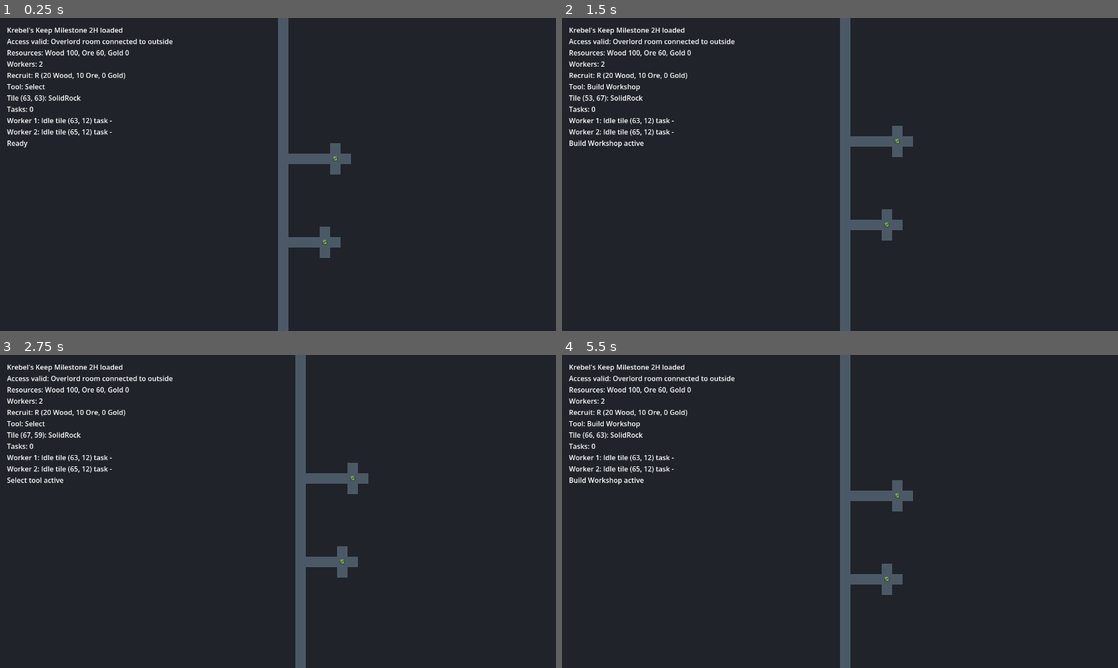
Above: before the commit, frames 1-4 (two rows, left to right).
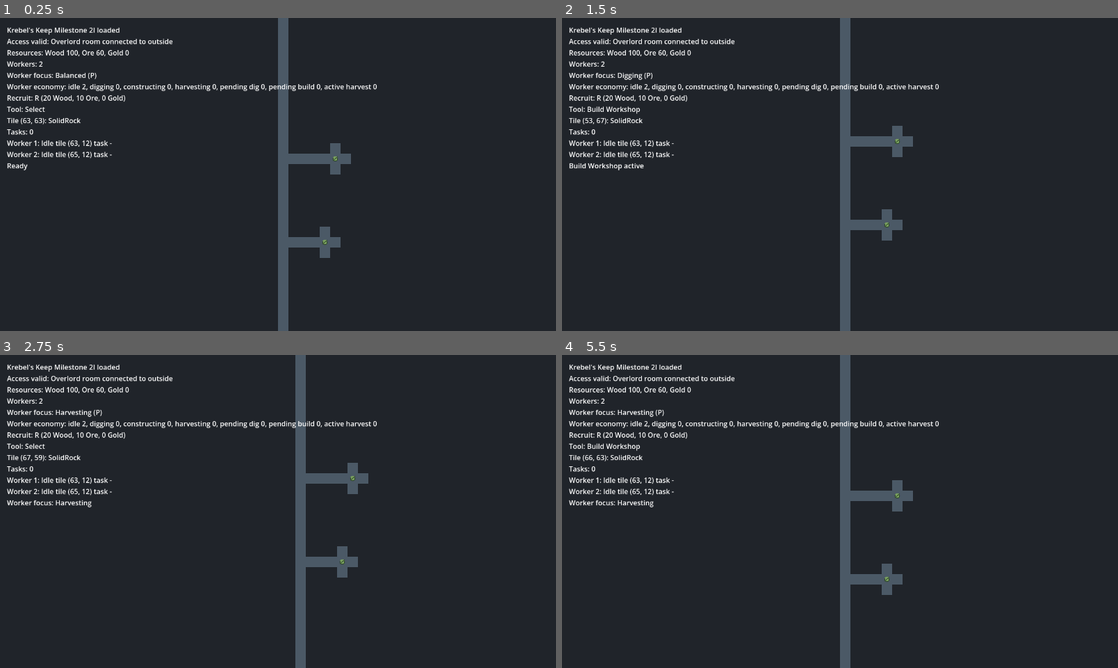
Above: after the commit, the same moments.

Repository: Servovicis/KrebelsKeep
Game: Godot game, scene res://scenes/main/Main.tscn
The game is run twice, just before and just after one commit, with the same random seed, the same clock (stepped at 60 frames per second) and the same inputs.
Inputs (mouse positions are in pixels of both pictures, inside the frame that each line leads up to):
- Up to frame 1 (0.25 s): no input
- Up to frame 2 (1.5 s): tap Enter at 0.5 s; move the mouse to (962, 158) at 0.52 s; hold P (cycle_worker_focus, bound only after the commit) 0.53-1.28 s; tap H (tool_build_workshop) at 0.77 s; tap Space at 1.25 s; move the mouse to (728, 190) at 1.27 s; tap S (camera_down) at 1.35 s
- Up to frame 3 (2.75 s): tap H (tool_build_workshop) at 1.52 s; tap P (cycle_worker_focus, bound only after the commit) at 1.55 s; tap Enter at 2 s; move the mouse to (333, 442) at 2.02 s; hold P (cycle_worker_focus, bound only after the commit) from 2.03 s (still down); tap A (camera_left) at 2.1 s
- Up to frame 4 (5.5 s): tap Space at 2.75, 4.25 s; move the mouse to (812, 574) at 2.77 s; release P (cycle_worker_focus, bound only after the commit) at 2.78 s; tap D (camera_right) at 2.85 s; tap H (tool_build_workshop) at 3.02, 3.77, 4.52 s; tap P (cycle_worker_focus, bound only after the commit) at 3.05, 4.55, 5.3 s; tap Enter at 3.5 s; move the mouse to (1006, 558) at 3.52 s; hold P (cycle_worker_focus, bound only after the commit) 3.53-4.28 s; tap W (camera_up) at 3.6 s; move the mouse to (673, 464) at 4.27 s; tap Mouse wheel up (camera_zoom_in) at 4.35 s; move the mouse to (867, 511) at 5.02 s; hold Mouse wheel down (camera_zoom_out) from 5.03 s (still down)

The runs differ from the first frame. In frame 1, 2.0% of the frame differs, in the area x 1-68%, y 3-49%; in frame 2, 2.2%; in frame 3, 2.1%; in frame 4, 2.2%.

Commit message:
feat: add worker priority ux stub

Diff:
--- a/project.godot
+++ b/project.godot
@@ -99,6 +99,11 @@
 "events": [Object(InputEventKey,"resource_local_to_scene":false,"resource_name":"","device":-1,"window_id":0,"alt_press …(190 unchanged characters)…
 ]
 }
+cycle_worker_focus={
+"deadzone": 0.5,
+"events": [Object(InputEventKey,"resource_local_to_scene":false,"resource_name":"","device":-1,"window_id":0,"alt_pressed":false,"shift_pressed":false,"ctrl_pressed":false,"meta_pressed":false,"pressed":false,"keycode":80,"physical_keycode":0,"key_label":0,"unicode":0,"location":0,"echo":false,"script":null)
+]
+}
 toggle_debug={
 "deadzone": 0.5,
 "events": [Object(InputEventKey,"resource_local_to_scene":false,"resource_name":"","device":-1,"window_id":0,"alt_press …(195 unchanged characters)…
--- a/scenes/main/Main.tscn
+++ b/scenes/main/Main.tscn
@@ -17,4 +17,4 @@
 offset_top = 16.0
 offset_right = 720.0
 offset_bottom = 220.0
-text = "Krebel's Keep - Milestone 2H loaded"
+text = "Krebel's Keep - Milestone 2I loaded"
--- a/scripts/core/main.gd
+++ b/scripts/core/main.gd
@@ -58,6 +58,7 @@
 	Vector2i.DOWN,
 	Vector2i.LEFT,
 ]
+const WORKER_FOCUS_COUNT := 4
 
 enum ToolMode {
 	SELECT,
@@ -68,6 +69,13 @@
 	BUILD_MINE,
 }
 
+enum WorkerFocus {
+	BALANCED,
+	DIGGING,
+	BUILDING,
+	HARVESTING,
+}
+
 @onready var camera: Camera2D = $Camera2D
 @onready var debug_label: Label = $CanvasLayer/DebugLabel
 
@@ -77,6 +85,7 @@
 var access_valid := false
 var debug_visible := true
 var active_tool: ToolMode = ToolMode.SELECT
+var worker_focus: WorkerFocus = WorkerFocus.BALANCED
 var workers: Array[RefCounted] = []
 var dig_tasks: Array[RefCounted] = []
 var construction_tasks: Array[RefCounted] = []
@@ -97,7 +106,7 @@
 	access_valid = access_validator.is_overlord_room_connected(dungeon)
 	var access_message := "Access valid: Overlord room connected to outside" if access_valid else "Access invalid: Overlord room disconnected"
 
-	print("Krebel's Keep Milestone 2H loaded")
+	print("Krebel's Keep Milestone 2I loaded")
 	print(access_message)
 	_spawn_workers()
 	_update_debug_label()
@@ -148,6 +157,8 @@
 		_update_debug_label()
 	elif event.is_action_pressed("recruit_worker"):
 		_try_recruit_worker()
+	elif event.is_action_pressed("cycle_worker_focus"):
+		_cycle_worker_focus()
 	elif event.is_action_pressed("select"):
 		match active_tool:
 			ToolMode.DIG:
@@ -291,15 +302,17 @@
 			worker_task_text = "%s %d" % [_get_task_action_name(worker_task), worker_task.id]
 		worker_lines.append("Worker %d: %s tile %s task %s" % [
 			worker.id,
-			_get_worker_state_name(worker.state),
+			_get_worker_state_name(worker),
 			str(worker.tile_position),
 			worker_task_text,
 		])
 
-	debug_label.text = "Krebel's Keep Milestone 2H loaded\n%s\nResources: %s\nWorkers: %d\nRecruit: R (%s)\nTool: %s\n%s\nTasks: %s\n%s\n%s" % [
+	debug_label.text = "Krebel's Keep Milestone 2I loaded\n%s\nResources: %s\nWorkers: %d\nWorker focus: %s (P)\nWorker economy: %s\nRecruit: R (%s)\nTool: %s\n%s\nTasks: %s\n%s\n%s" % [
 		access_message,
 		resource_manager.get_debug_text(),
 		workers.size(),
+		_get_worker_focus_name(worker_focus),
+		_get_worker_economy_text(),
 		_get_cost_debug_text(RECRUIT_WORKER_COST),
 		_get_tool_name(active_tool),
 		hover_text,
@@ -358,6 +371,13 @@
 	print(last_message)
 	_update_debug_label()
 	queue_redraw()
+
+
+func _cycle_worker_focus() -> void:
+	worker_focus = (int(worker_focus) + 1) % WORKER_FOCUS_COUNT
+	last_message = "Worker focus: %s" % _get_worker_focus_name(worker_focus)
+	print(last_message)
+	_update_debug_label()
 
 
 func _update_workers(delta: float) -> void:
@@ -1101,8 +1121,10 @@
 		tasks.append(task)
 
 	tasks.sort_custom(func(a: RefCounted, b: RefCounted) -> bool:
-		if _get_task_priority(a) != _get_task_priority(b):
-			return _get_task_priority(a) < _get_task_priority(b)
+		var a_priority := _get_task_priority(a)
+		var b_priority := _get_task_priority(b)
+		if a_priority != b_priority:
+			return a_priority < b_priority
 		return a.created_order < b.created_order
 	)
 	return tasks
@@ -1207,20 +1229,26 @@
 	return COLOR_DIG_TASK
 
 
-func _get_worker_state_name(state: int) -> String:
-	match state:
+func _get_worker_state_name(worker: RefCounted) -> String:
+	match worker.state:
 		WorkerAgentScript.WorkerState.IDLE:
 			return "Idle"
 		WorkerAgentScript.WorkerState.MOVING_TO_TASK:
-			return "MovingToTask"
+			var moving_task := _get_task_by_id(worker.task_id)
+			if _is_construction_task(moving_task):
+				return "Moving to build"
+			return "Moving to dig"
 		WorkerAgentScript.WorkerState.WORKING:
-			return "Working"
+			var working_task := _get_task_by_id(worker.task_id)
+			if _is_construction_task(working_task):
+				return "Constructing"
+			return "Digging"
 		WorkerAgentScript.WorkerState.MOVING_TO_SOURCE:
-			return "MovingToSource"
+			return "Moving to source"
 		WorkerAgentScript.WorkerState.GATHERING:
 			return "Gathering"
 		WorkerAgentScript.WorkerState.RETURNING_TO_BUILDING:
-			return "Returning"
+			return "Returning resource"
 		WorkerAgentScript.WorkerState.DEPOSITING:
 			return "Depositing"
 		WorkerAgentScript.WorkerState.BLOCKED:
@@ -1265,6 +1293,67 @@
 			return "Unknown"
 
 
+func _get_worker_focus_name(focus: WorkerFocus) -> String:
+	match focus:
+		WorkerFocus.BALANCED:
+			return "Balanced"
+		WorkerFocus.DIGGING:
+			return "Digging"
+		WorkerFocus.BUILDING:
+			return "Building"
+		WorkerFocus.HARVESTING:
+			return "Harvesting"
+		_:
+			return "Unknown"
+
+
+func _get_worker_economy_text() -> String:
+	var idle_count := 0
+	var digging_count := 0
+	var constructing_count := 0
+	var harvesting_count := 0
+	for worker in workers:
+		if worker.state == WorkerAgentScript.WorkerState.IDLE:
+			idle_count += 1
+			continue
+
+		var task := _get_task_by_id(worker.task_id)
+		if _is_harvest_task(task):
+			harvesting_count += 1
+		elif _is_construction_task(task):
+			constructing_count += 1
+		elif task != null:
+			digging_count += 1
+
+	return "idle %d, digging %d, constructing %d, harvesting %d, pending dig %d, pending build %d, active harvest %d" % [
+		idle_count,
+		digging_count,
+		constructing_count,
+		harvesting_count,
+		_get_pending_task_count(dig_tasks),
+		_get_pending_task_count(construction_tasks),
+		_get_active_task_count(harvest_tasks),
+	]
+
+
+func _get_pending_task_count(tasks: Array[RefCounted]) -> int:
+	var count := 0
+	for task in tasks:
+		if _is_waiting_for_assignment(task):
+			count += 1
+
+	return count
+
+
+func _get_active_task_count(tasks: Array[RefCounted]) -> int:
+	var count := 0
+	for task in tasks:
+		if not _is_finished_task(task):
+			count += 1
+
+	return count
+
+
 func _get_task_counts_text() -> String:
 	var counts: Dictionary = {}
 	for task in _get_assignable_tasks():
@@ -1315,8 +1404,28 @@
 
 
 func _get_task_priority(task: RefCounted) -> int:
-	if _is_harvest_task(task):
-		return 1
+	match worker_focus:
+		WorkerFocus.DIGGING:
+			if _is_construction_task(task):
+				return 1
+			if _is_harvest_task(task):
+				return 2
+			return 0
+		WorkerFocus.BUILDING:
+			if _is_construction_task(task):
+				return 0
+			if _is_harvest_task(task):
+				return 2
+			return 1
+		WorkerFocus.HARVESTING:
+			if _is_harvest_task(task):
+				return 0
+			if _is_construction_task(task):
+				return 2
+			return 1
+		_:
+			if _is_harvest_task(task):
+				return 1
 
 	return 0
 
Not shown, changed: README.md
